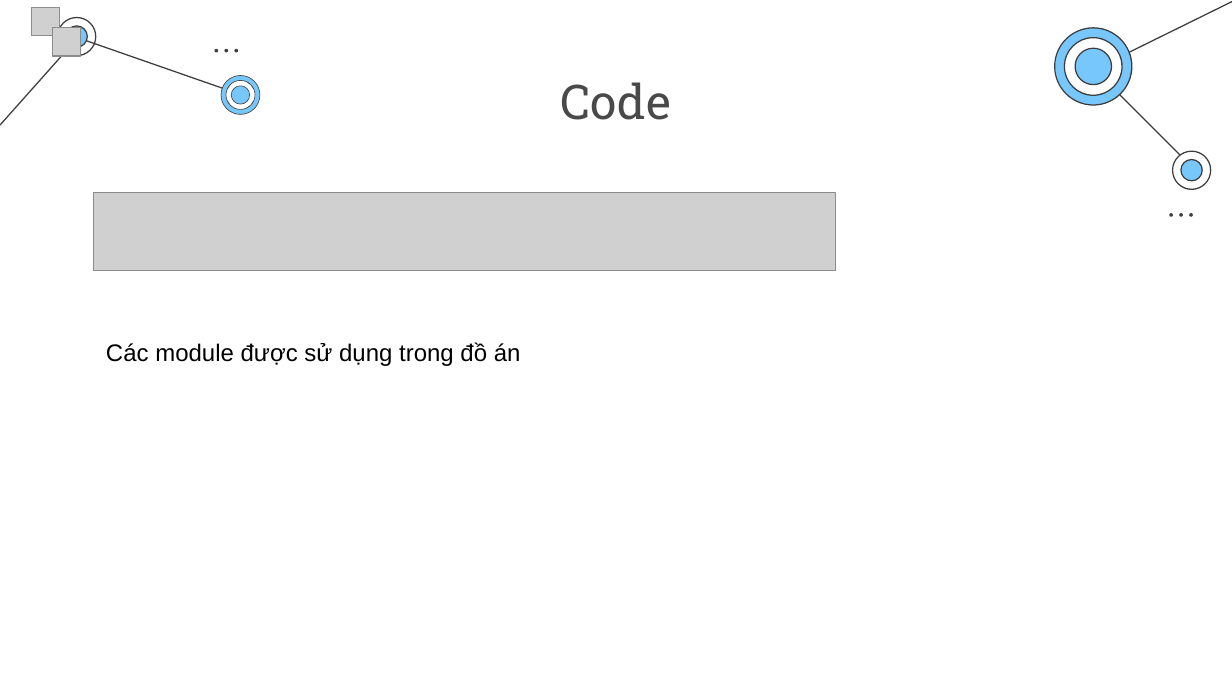
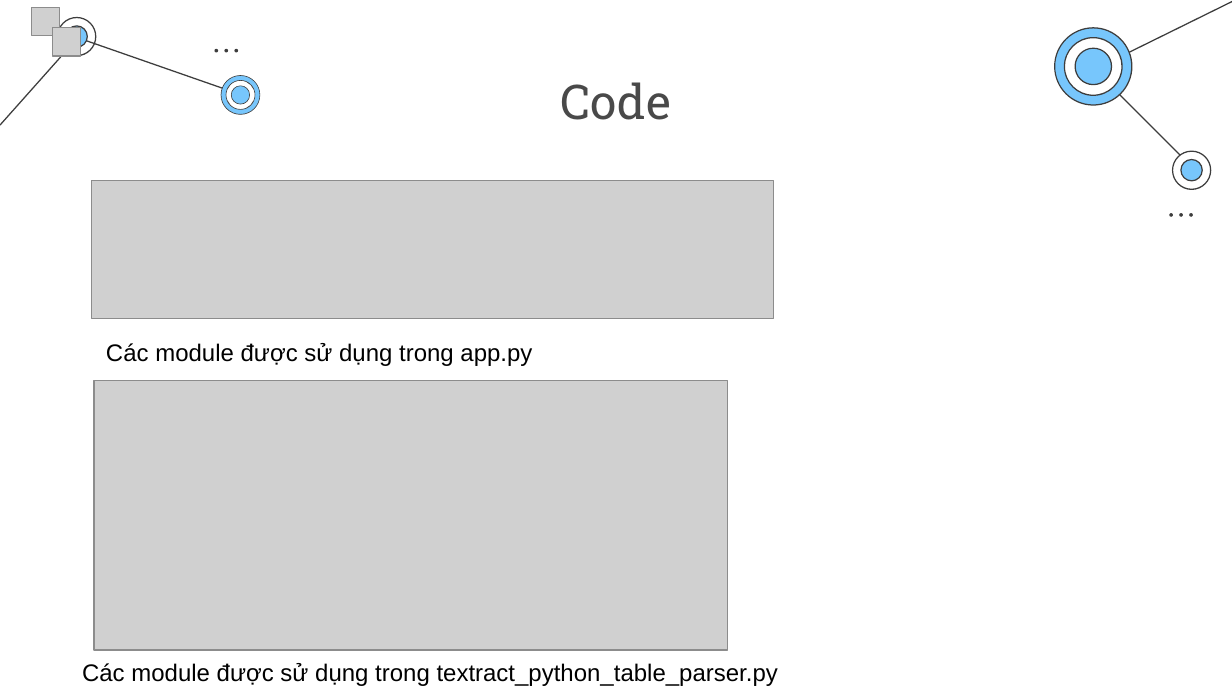
Before and after one commit to HiImLeVanAnhDuc/Amazon-Textract-Project-IC-, a slide deck: slide 12 of Báo cáo.pptx. Drawn at 1232x693 pixels with LibreOffice and Linux fonts; fonts in the diff are those of the drawing; grey boxes stand for pictures; background and template pictures are left out. Boxes give left, top, right and bottom in pixels: in the first picture for what was removed or moved away, otherwise in the second. Text is boxed around its words. In the diff, an @@ line names an element or a change of style, - is before the commit and + after.

```diff
--- a/Báo cáo.pptx
+++ b/Báo cáo.pptx
@@ picture: place and size @@
-picture at [94, 193, 835, 271]
+picture at [92, 181, 774, 319]
@@ text at [106, 343, 532, 366]: text changed @@
-Các module được sử dụng trong đồ án
+Các module được sử dụng trong app.py
@@ picture added at [94, 381, 727, 650] @@
@@ text added at [82, 663, 778, 686], 14 pt, text #000000 @@
+Các module được sử dụng trong textract_python_table_parser.py
```
Also in this commit, not shown: 8 other slides changed, 6 slides added, 1 other file.
